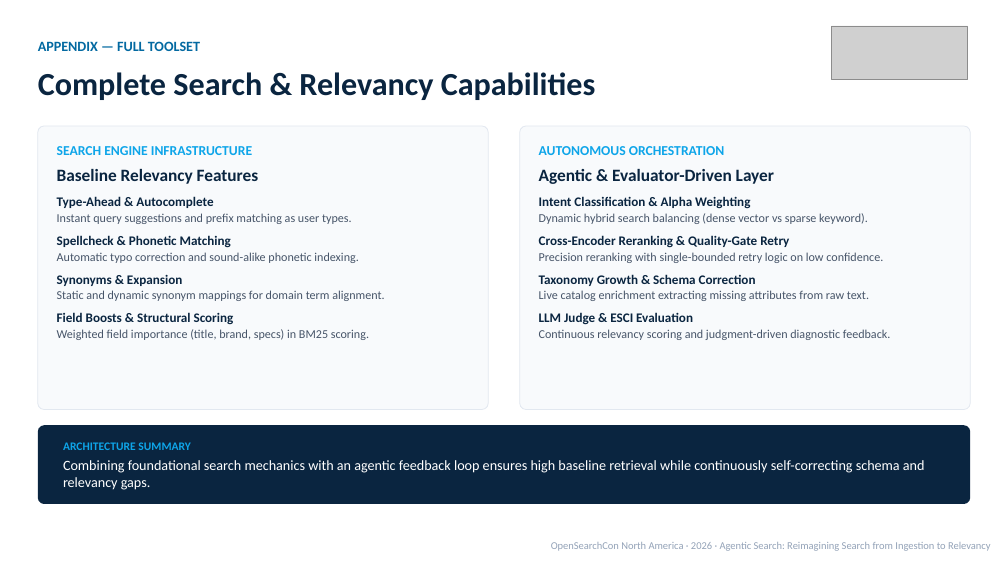
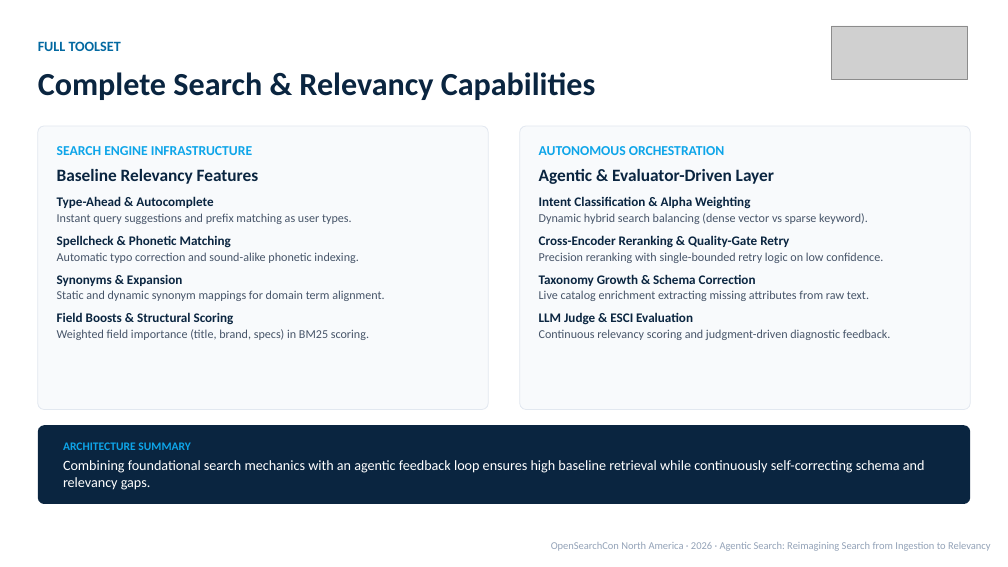
Before and after one commit to kmwtechnology/opensearch2026-agentic-search, a slide deck: slide 4 of docs/presentation/Agentic_Search_Talk_Draft_v1.pptx. Drawn at 1008x567 pixels with LibreOffice and Linux fonts; fonts in the diff are those of the drawing; grey boxes stand for pictures. Boxes give left, top, right and bottom in pixels: in the first picture for what was removed or moved away, otherwise in the second. Text is boxed around its words. In the diff, an @@ line names an element or a change of style, - is before the commit and + after.

Commit message:
docs: update Agentic Search Talk draft presentation

```diff
--- a/docs/presentation/Agentic_Search_Talk_Draft_v1.pptx
+++ b/docs/presentation/Agentic_Search_Talk_Draft_v1.pptx
@@ text at (38, 41, 121, 51): text changed @@
-APPENDIX — FULL TOOLSET
+FULL TOOLSET
```
